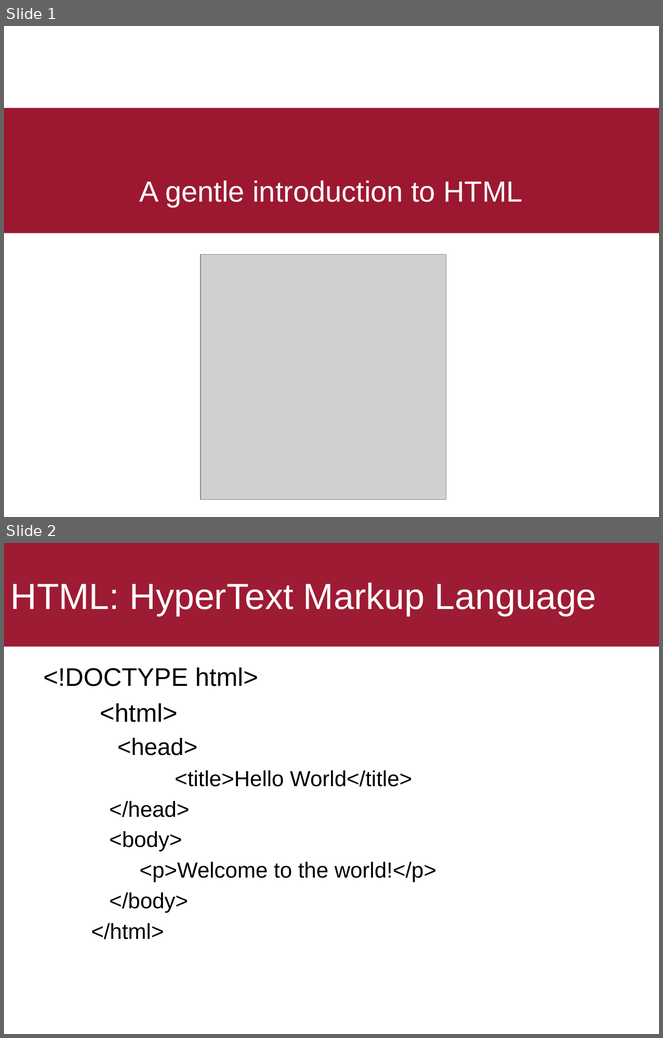
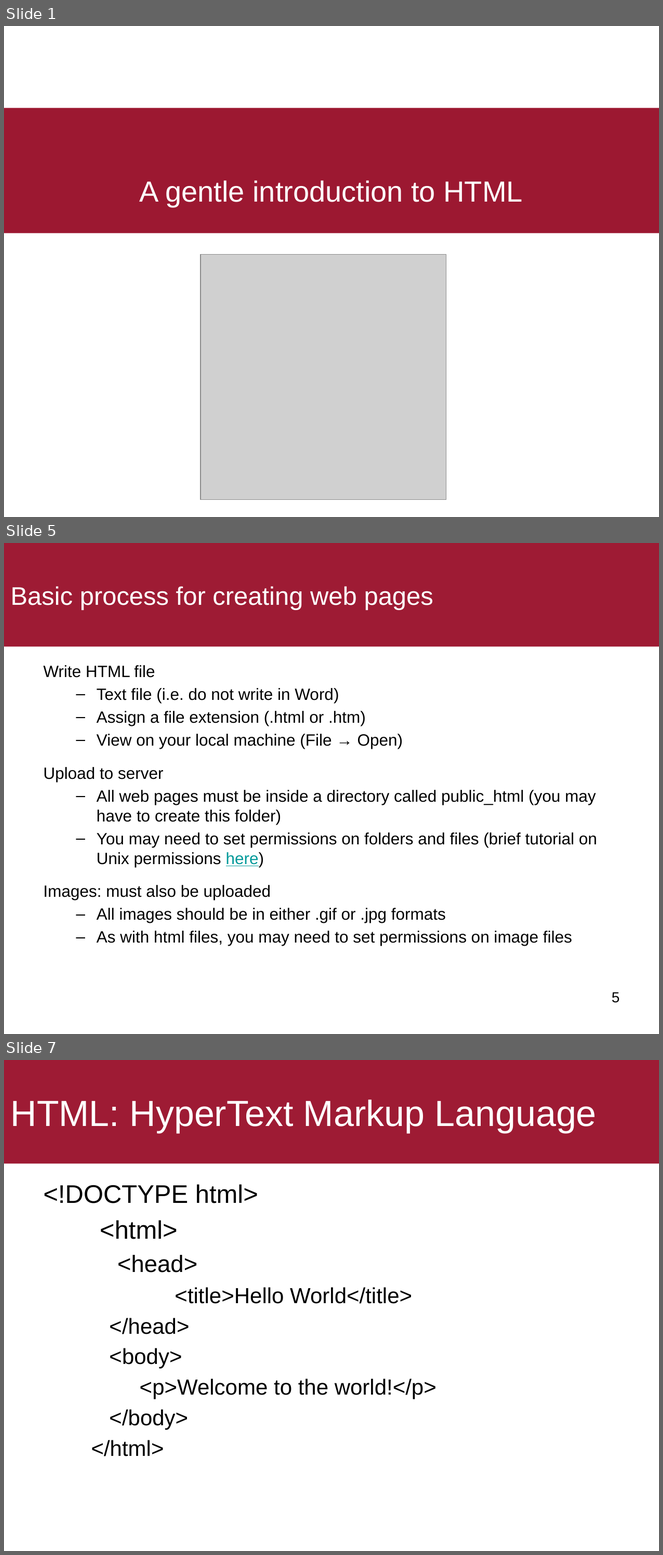
Before and after one commit to ekof-dss/teaching-samples-2021-22, a slide deck: presentations/03-01-html.ppt. Shown one above the other, each under a label of ours: slides 1 and 2 before the commit, slides 1, 5 and 7 after it; the slides between them are not shown. The pictures are 663x1038 and 663x1555 pixels, drawn with LibreOffice and Linux fonts; fonts in the diff are those of the drawing; grey boxes stand for pictures. Boxes give left, top, right and bottom in pixels: in the first picture for what was removed or moved away, otherwise in the second. Text is boxed around its words. In the diff, an @@ line names an element or a change of style, - is before the commit and + after.

```diff
--- a/presentations/03-01-html.ppt
+++ b/presentations/03-01-html.ppt
@@ slide 5 added at [4, 543, 659, 1034], background #FFFFFF @@
@@ title added at [4, 543, 659, 646], fill #9E1B34, 28 pt, text #FFFFFF @@
+Basic process for creating web pages
@@ text added at [44, 665, 597, 946], 18 pt, text #000000 @@
+Write HTML file
+  – Text file (i.e. do not write in Word)
+  – Assign a file extension (.html or .htm)
+  – View on your local machine (File → Open)
+Upload to server
+  – All web pages must be inside a directory called public_html (you may have to create this folder)
+  – You may need to set permissions on folders and files (brief tutorial on Unix permissions here)
+Images: must also be uploaded
+  – All images should be in either .gif or .jpg formats
+  – As with html files, you may need to set permissions on image files
@@ page number added at [612, 992, 620, 1003], 16 pt, text #000000 @@
+5
@@ what was slide 2 is now slide 7 @@
```
Also in this commit, not shown: 4 other slides added, 1 other file.
